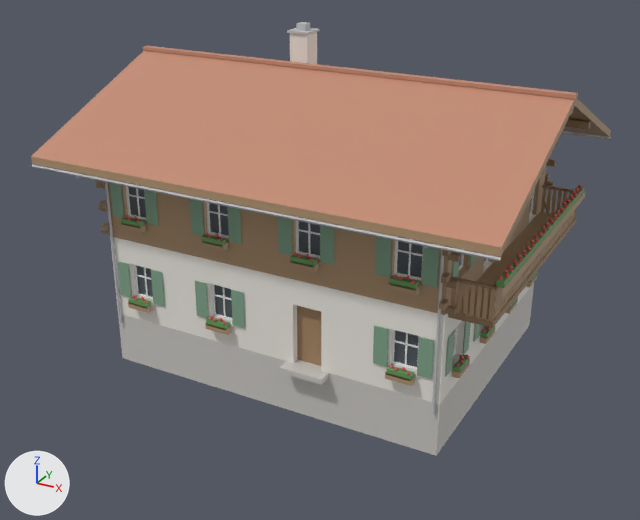
Two versions of the glTF model app/assets/models/buildings/chalet_2_m.glb, one commit apart.
Rendered twice from a 50 mm camera at (13.52, -25.61, 14.46) aimed at (-0.16, -0.73, 2.02). Arrows for +X, +Y and +Z are at lower left; the lights stay in place. The picture after the commit comes second. Vertices at exactly the same position are counted once.

In view in the first picture: 'chalet_2_m'.
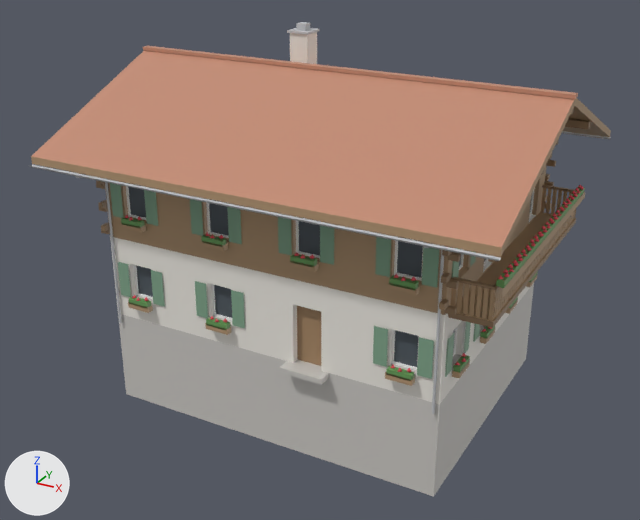
Edits to the bpy script that builds the scene:
```text
Change me_chalet_2_m:
    used by ob_chalet_2_m; location = (0.0, 0.0, 0.0)
    remove me_chalet_2_m.from_pydata(...)  # 4068 vertices, 5240 faces; spans x -7.8..7.8, y -6.2..6.2, z -1.5..9.6
    add me_chalet_2_m.from_pydata(...)  # 3104 vertices, 3430 faces; spans x -7.8..7.8, y -6.2..6.2, z -3.0..9.6
    me_chalet_2_m part 1: 69 loose pieces with 534 vertices, spanning x -6.2..5.8, y -5.1..4.6, z 1.1..5.3, are deleted
    me_chalet_2_m part 2: 42 vertices moved from x -6.2..7.4, y -4.9..4.8, z -1.5..4.5 to x -6.2..7.4, y -4.9..4.8, z -3.0..4.5; 631 vertices removed from x -6.3..7.4, y -5.1..5.1, z 1.0..5.2; 201 vertices added at x -6.3..7.4, y -5.1..5.1, z 1.1..4.6
```

Location of each change, (x1, y1, x2, y2) in pixels of the pictures (640 x 520 px):
'chalet_2_m', reshaped (9% taller): before (30, 22, 611, 456); after (30, 22, 611, 497)
part 1 of me_chalet_2_m, deleted (mostly hidden): before (127, 188, 533, 371)
part 2 of me_chalet_2_m, reshaped: before (114, 180, 581, 381); after (129, 198, 570, 372)
